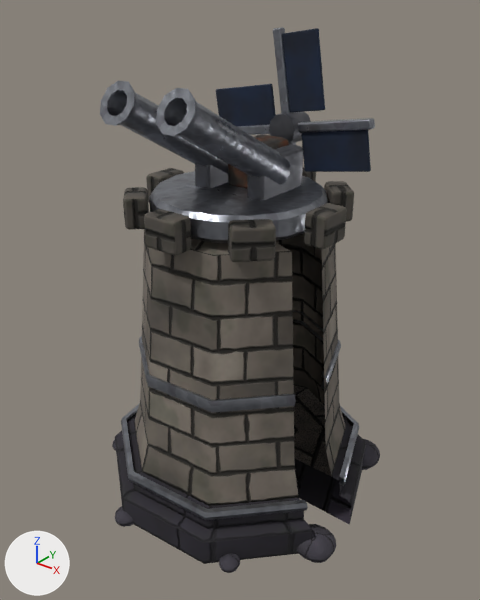
The glTF model unity/Kernwacht_Unity/Assets/Kernwacht/Models/tower/stormbattery.glb as it was, and as the next commit left it.
Camera for both pictures: a camera (50 mm lens) standing at (1.227, -1.528, 1.635) and looking at (0.005, 0.0, 0.688). Every picture has the same lights, and +X, +Y and +Z are marked at lower left. The older version comes first. Where no turn or scale is listed for an object, it has been applied to the vertices. Vertices at exactly the same position are counted once.

The first picture shows 'Base', 'Rotor', 'Turret'.
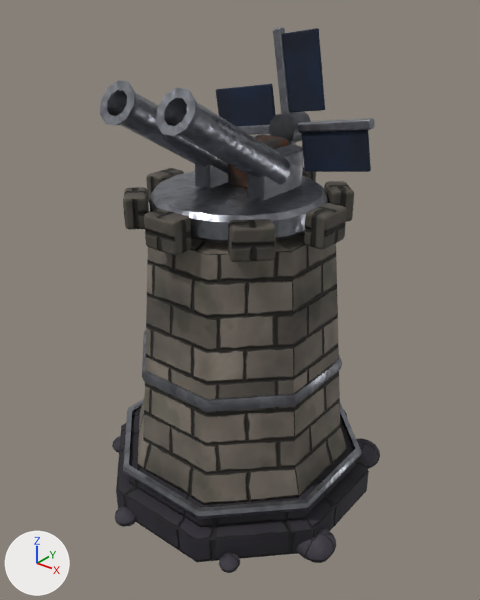
Boxes (x1, y1, x2, y2) around the edits, measured in the pictures (480 x 600 px; the box of a moved part takes in the faces that stretch with it):
part 1 of me_base, moved or reshaped
    before: (294, 233, 366, 525)
    after: (276, 233, 369, 538)
part 2 of me_base, surface changed
    before: (115, 229, 312, 564)
    after: (116, 243, 312, 562)

The edits, one by one:
me_base is used by ob_base; parent ob_stormbattery; location (0.0, 0.0, 0.0).
me_base had 1909 vertices, 3680 faces and spanned x -0.519..0.498, y -0.482..0.515, z -0.03..1.06.
me_base now has 1891 vertices, 3680 faces and spans x -0.519..0.498, y -0.482..0.515, z -0.03..1.06.
Part 1, on me_base:
36 vertices are removed from x 0.222..0.47, y 0.0..0.316, z 0.0..0.96.
64 faces are deleted.
4 vertices in x 0.186..0.19, y -0.402..-0.393, z 0.099..0.175 move by (-0.02, -0.009, 0.0).
4 vertices in x -0.123..-0.121, y -0.405..-0.4, z 0.099..0.175 move by (-0.039, 0.014, 0.0).
3 vertices in x -0.128..-0.126, y -0.421..-0.416, z 0.145..0.175 move by (-0.04, 0.014, 0.0).
3 vertices in x 0.148..0.15, y -0.316..-0.312, z 0.48..0.52 move by (-0.016, -0.007, 0.0).
3 vertices in x -0.208..-0.206, y 0.277..0.281, z 0.48..0.52 move by (0.074, 0.042, 0.0).
91 vertices move from x -0.461..0.201, y -0.45..0.468, z 0.0..0.96 to x -0.434..0.18, y -0.434..0.434, z 0.0..0.96.
18 vertices are added at x 0.277..0.434, y 0.115..0.18, z 0.0..0.96.
20 new faces join them, mat_stone_dark.
32 new faces join them, mat_steel.
12 new faces join them, mat_stone_pale.
me_base part 2: 192 kept faces spanning x -0.434..0.434, y -0.434..0.434, z 0.0..0.96 get new texture (UV) coordinates.
